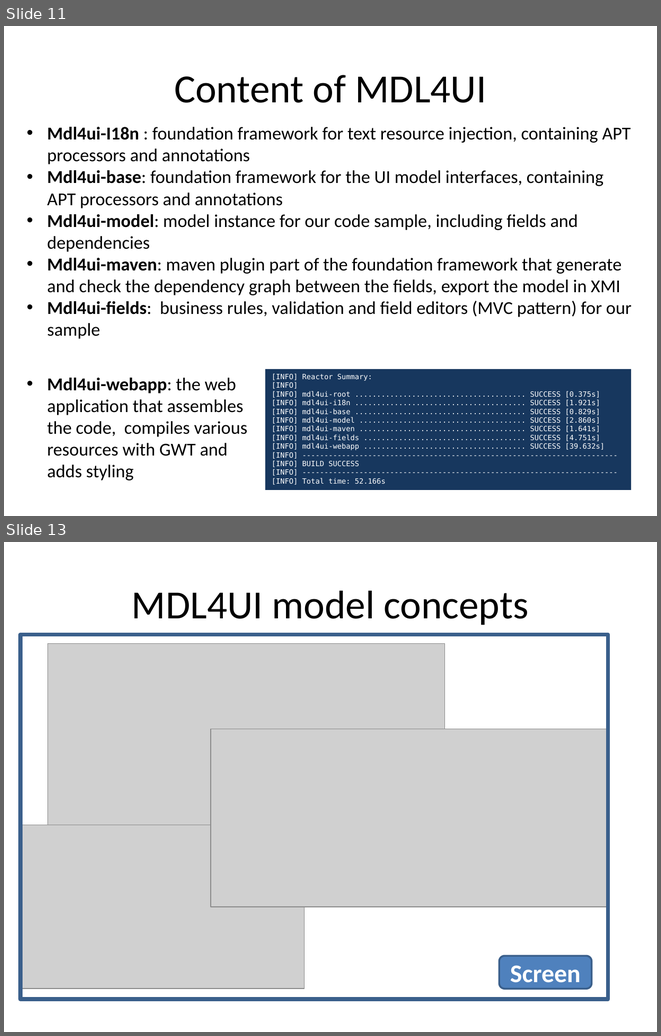
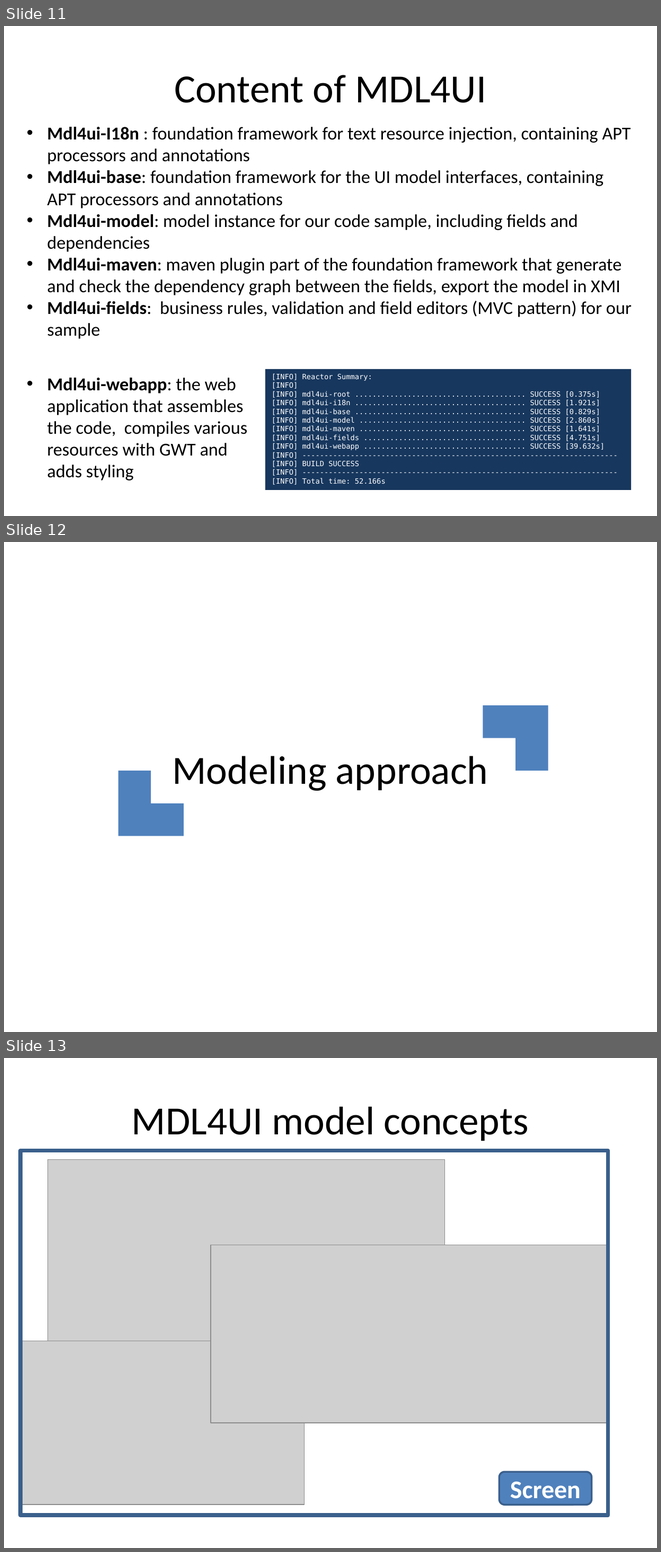
Before and after one commit to lesfurets/mdl4ui, a slide deck: mdl4ui-docs/mdl4ui_cg2013.pptx. Shown one above the other, each under a label of ours: slides 11 and 13 before the commit, slides 11, 12 and 13 after it; the slides between them are not shown. The pictures are 661x1036 and 661x1552 pixels, drawn with LibreOffice and Linux fonts; fonts in the diff are those of the drawing; grey boxes stand for pictures. Boxes give left, top, right and bottom in pixels: in the first picture for what was removed or moved away, otherwise in the second. Text is boxed around its words. In the diff, an @@ line names an element or a change of style, - is before the commit and + after.

```diff
--- a/mdl4ui-docs/mdl4ui_cg2013.pptx
+++ b/mdl4ui-docs/mdl4ui_cg2013.pptx
@@ slide 12 added at (4,542,657,1032), background #FFFFFF @@
@@ corner added at (483,705,548,770), fill #4F81BD @@
@@ title added at (172,756,488,791), 44.1 pt, text #000000 @@
+Modeling approach
@@ corner added at (118,770,184,836), fill #4F81BD @@
```
Also in this commit, not shown: 2 slides changed, 4 other slides added, 4 slides removed.
